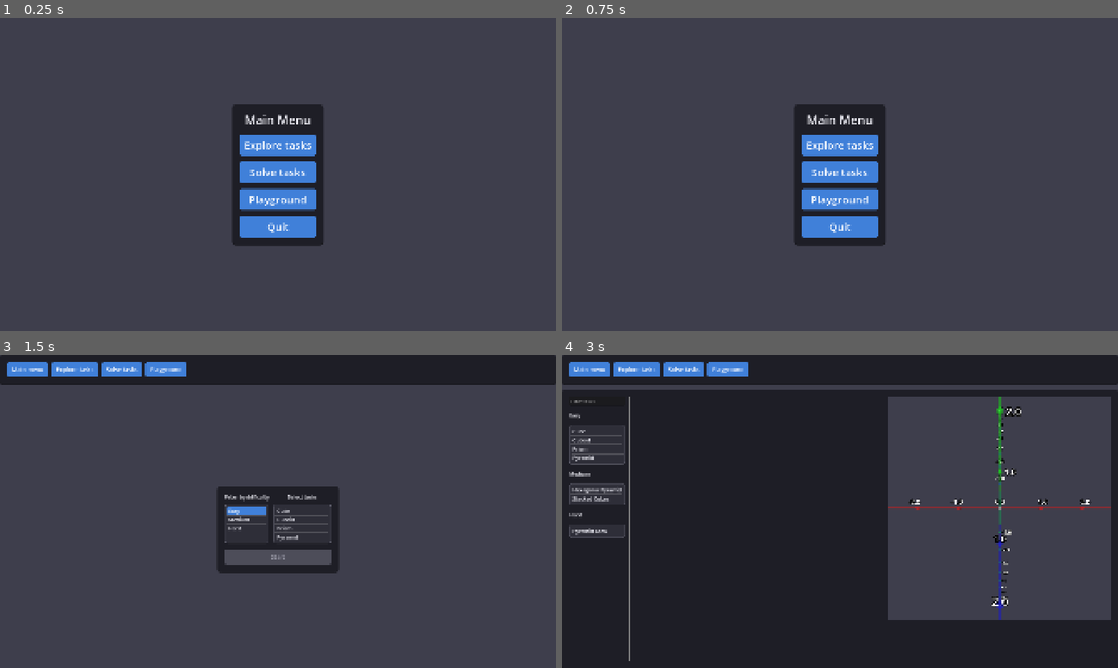
Above: before the commit, frames 1-4 (two rows, left to right).
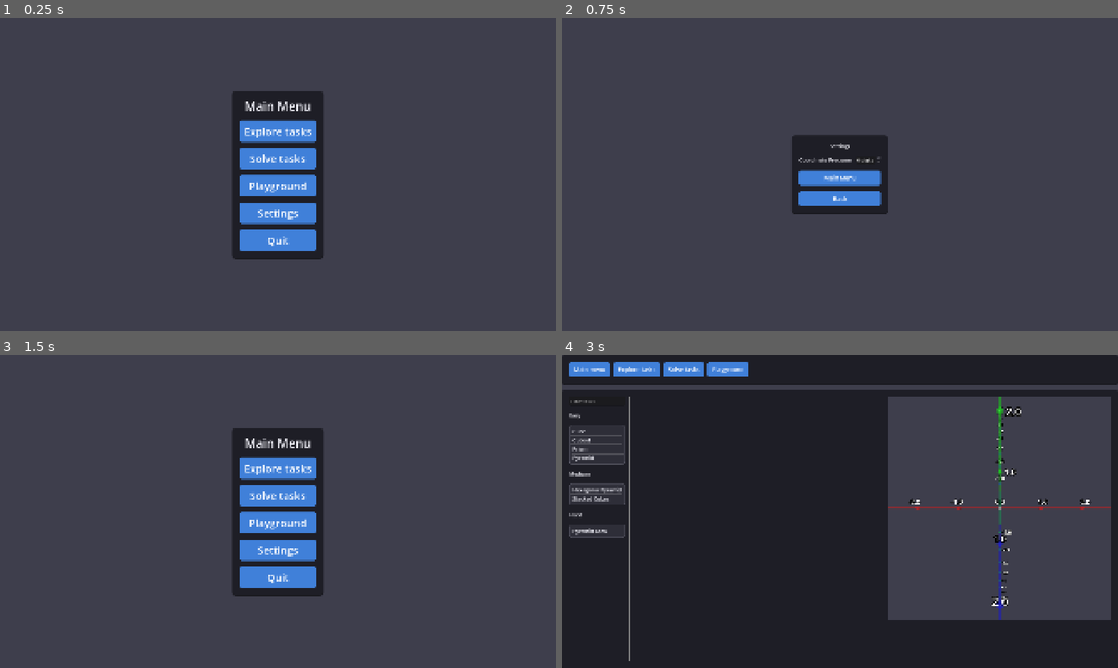
Above: after the commit, the same moments.

Repository: Paraross/geo-app
Game: Godot game, scene res://scenes/main.tscn
The game is run twice, just before and just after one commit, with the same random seed, the same clock (stepped at 60 frames per second) and the same inputs.
Inputs (mouse positions are in pixels of both pictures, inside the frame that each line leads up to):
- Up to frame 1 (0.25 s): no input
- Up to frame 2 (0.75 s): click (840, 212) at 0.5 s, where only the run after the commit has a clickable "Settings"
- Up to frame 3 (1.5 s): click (278, 514) at 1.25 s, where only the run after the commit has a clickable "Main Menu"
- Up to frame 4 (3 s): click (589, 370) at 2 s, where only the run before the commit has a clickable "Main menu"; click "Explore tasks" at 2.75 s

The runs differ from the first frame. In frame 1, 4.9% of the frame differs, in the area x 41-59%, y 23-78%; in frame 2, 5.8%; in frame 3, 18%, in the area x 0-100%, y 0-78%; in frame 4, nothing differs.

Commit message:
Add setting for precision in playground, return settings button

Diff:
--- a/scenes/main.tscn
+++ b/scenes/main.tscn
@@ -75,15 +75,10 @@
 size_flags_vertical = 3
 
 [node name="SettingsScreen" type="Control" parent="."]
-visible = false
 layout_mode = 1
 anchors_preset = 15
 anchor_right = 1.0
 anchor_bottom = 1.0
-offset_left = 24.0
-offset_top = 24.0
-offset_right = 24.0
-offset_bottom = 24.0
 grow_horizontal = 2
 grow_vertical = 2
 focus_mode = 1
@@ -94,10 +89,6 @@
 anchors_preset = 15
 anchor_right = 1.0
 anchor_bottom = 1.0
-offset_left = 14.0
-offset_top = 30.0
-offset_right = 14.0
-offset_bottom = 30.0
 grow_horizontal = 2
 grow_vertical = 2
 
@@ -175,6 +166,7 @@
 size_flags_vertical = 3
 
 [node name="MainMenuScreen" parent="." instance=ExtResource("9_85g3d")]
+visible = false
 layout_mode = 1
 offset_left = 0.0
 offset_top = 0.0
--- a/scenes/screens/main_menu_screen.tscn
+++ b/scenes/screens/main_menu_screen.tscn
@@ -97,6 +97,23 @@
 duration = 0.1
 metadata/_custom_type_script = "uid://c6xlyam5vher4"
 
+[node name="SettingsButton" type="Button" parent="CenterContainer/PanelContainer/VBox/Buttons"]
+layout_mode = 2
+theme_type_variation = &"MainMenuButton"
+text = "Settings"
+
+[node name="MouseFocusComponent" type="Node" parent="CenterContainer/PanelContainer/VBox/Buttons/SettingsButton"]
+script = ExtResource("3_3g2hh")
+metadata/_custom_type_script = "uid://crqyttnj4l7vo"
+
+[node name="AnimationComponent" type="Node" parent="CenterContainer/PanelContainer/VBox/Buttons/SettingsButton"]
+script = ExtResource("4_cs0cy")
+trans_type = 4
+ease_type = 1
+scale_value = Vector2(1.1, 1.1)
+duration = 0.1
+metadata/_custom_type_script = "uid://c6xlyam5vher4"
+
 [node name="QuitButton" type="Button" parent="CenterContainer/PanelContainer/VBox/Buttons"]
 layout_mode = 2
 theme_type_variation = &"MainMenuButton"
@@ -118,4 +135,5 @@
 [connection signal="pressed" from="CenterContainer/PanelContainer/VBox/Buttons/ExploreButton" to="." method="_on_explore_button_pressed"]
 [connection signal="pressed" from="CenterContainer/PanelContainer/VBox/Buttons/TasksButton" to="." method="_on_tasks_button_pressed"]
 [connection signal="pressed" from="CenterContainer/PanelContainer/VBox/Buttons/PlaygroundButton" to="." method="_on_playground_button_pressed"]
+[connection signal="pressed" from="CenterContainer/PanelContainer/VBox/Buttons/SettingsButton" to="." method="_on_settings_button_pressed"]
 [connection signal="pressed" from="CenterContainer/PanelContainer/VBox/Buttons/QuitButton" to="CenterContainer/PanelContainer/VBox/Buttons/QuitButton" method="_on_pressed"]
--- a/scripts/global/settings.gd
+++ b/scripts/global/settings.gd
@@ -3,25 +3,17 @@
 const CONFIG_FILE_PATH: String = "user://settings.cfg"
 const SETTINGS_SECTION: String = "settings"
 
-const DATA_PRECISION_STR: String = "data_precision"
-const ANSWER_PRECISION_STR: String = "answer_precision"
+const COORDINATE_PRECISION: String = "coordinate_precision"
 
 var settings: Dictionary[String, Setting] = {
-	DATA_PRECISION_STR: IntSetting.new(1, 0, 6, "", "digits"),
-	ANSWER_PRECISION_STR: IntSetting.new(2, 0, 6, "", "digits"),
+	COORDINATE_PRECISION: IntSetting.new(0, 0, 6, "", "digits"),
 }
 
-var data_precision: int:
+var coordinate_precision: int:
 	get:
-		return settings[DATA_PRECISION_STR].value
+		return settings[COORDINATE_PRECISION].value
 	set(value):
-		settings[DATA_PRECISION_STR].set_value(value)
-
-var answer_precision: int:
-	get:
-		return settings[ANSWER_PRECISION_STR].value
-	set(value):
-		settings[ANSWER_PRECISION_STR].set_value(value)
+		settings[COORDINATE_PRECISION].set_value(value)
 
 
 func _ready() -> void:
--- a/scripts/screens/playground_screen.gd
+++ b/scripts/screens/playground_screen.gd
@@ -73,6 +73,12 @@
 
 	vertex_ui_element.vertex_name = vertex_name if vertex_name != "" else "Vertex %s" % vertex_ui_elements.size()
 	vertex_ui_element.index = vertex_ui_elements.size() - 1
+
+	var step := 1.0 / 10.0 ** Settings.coordinate_precision
+	vertex_ui_element.x_spinbox.step = step
+	vertex_ui_element.y_spinbox.step = step
+	vertex_ui_element.z_spinbox.step = step
+
 	vertex_ui_element.x_spinbox.value = x
 	vertex_ui_element.y_spinbox.value = y
 	vertex_ui_element.z_spinbox.value = z
